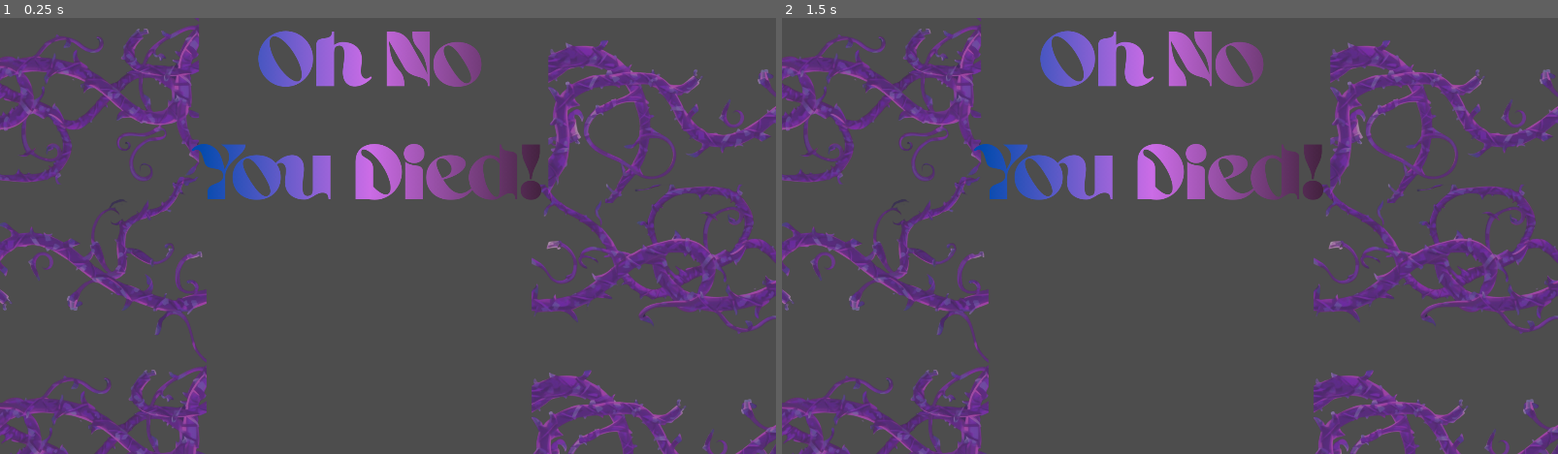
Above: before the commit, frames 1-2 (left to right).
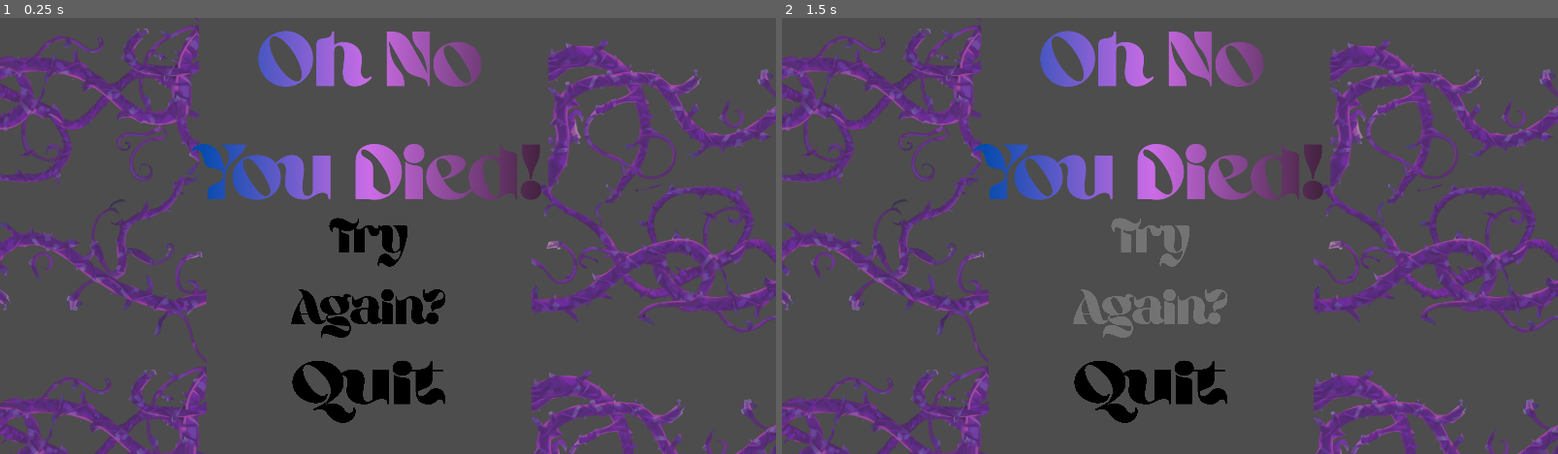
Above: after the commit, the same moments.

Repository: NotCritKai/TCITC
Game: Godot game, scene res://scenes/death_menu.tscn
Same seed, same stepped clock (60 frames per second), same inputs: the game is played once before the commit and once after it. This scene is started directly instead of the project's main scene.
Inputs (mouse positions are in pixels of both pictures, inside the frame that each line leads up to):
- Up to frame 1 (0.25 s): no input
- Up to frame 2 (1.5 s): click (1146, 275) at 0.52 s; click (1146, 275) at 1.27 s

The runs differ from the first frame. In frame 1, 2.6% of the frame differs, in the area x 37-58%, y 45-93%; in frame 2, 2.6%.

Commit message:
Death Menu Made

Diff:
--- /dev/null
+++ b/scenes/death_menu.gd
@@ -0,0 +1,10 @@
+extends Control
+
+
+
+func _on_try_again_pressed():
+	get_tree().reload_current_scene()
+
+
+func _on_quit_pressed():
+	get_tree().quit()
--- a/scenes/death_menu.tscn
+++ b/scenes/death_menu.tscn
@@ -1,9 +1,34 @@
-[gd_scene load_steps=3 format=3 uid="uid://c1ftujv5o5u0l"]
+[gd_scene load_steps=16 format=3 uid="uid://c1ftujv5o5u0l"]
 
+[ext_resource type="Script" path="res://scenes/death_menu.gd" id="1_jj7tr"]
 [ext_resource type="Texture2D" uid="uid://debfxhk6oic4a" path="res://assets/10.png" id="1_q7uam"]
+[ext_resource type="Texture2D" uid="uid://8qm6s3lhc23w" path="res://assets/11.png" id="2_kxlob"]
+[ext_resource type="Texture2D" uid="uid://cxk8p5xjg3gin" path="res://assets/12.png" id="3_maxyj"]
+[ext_resource type="Texture2D" uid="uid://c1qyc4yg66rlw" path="res://assets/13.png" id="4_us8qc"]
+[ext_resource type="Texture2D" uid="uid://bf6juqt0m73wk" path="res://assets/3.png" id="5_u6vb5"]
+[ext_resource type="Texture2D" uid="uid://ctx62isclk0xb" path="res://assets/2.png" id="6_b260s"]
+[ext_resource type="Texture2D" uid="uid://dfn2r6ghmwou7" path="res://assets/5.png" id="7_0u506"]
 
 [sub_resource type="StyleBoxTexture" id="StyleBoxTexture_cvw4h"]
 texture = ExtResource("1_q7uam")
+
+[sub_resource type="StyleBoxTexture" id="StyleBoxTexture_i63c6"]
+texture = ExtResource("2_kxlob")
+
+[sub_resource type="StyleBoxTexture" id="StyleBoxTexture_svk63"]
+texture = ExtResource("3_maxyj")
+
+[sub_resource type="StyleBoxTexture" id="StyleBoxTexture_gbayw"]
+texture = ExtResource("4_us8qc")
+
+[sub_resource type="StyleBoxTexture" id="StyleBoxTexture_4r8m1"]
+texture = ExtResource("5_u6vb5")
+
+[sub_resource type="StyleBoxTexture" id="StyleBoxTexture_bwfgx"]
+texture = ExtResource("6_b260s")
+
+[sub_resource type="StyleBoxTexture" id="StyleBoxTexture_i1uaw"]
+texture = ExtResource("7_0u506")
 
 [node name="DeathMenu" type="Control"]
 layout_mode = 3
@@ -12,9 +37,33 @@
 anchor_bottom = 1.0
 grow_horizontal = 2
 grow_vertical = 2
+script = ExtResource("1_jj7tr")
 
 [node name="Panel" type="Panel" parent="."]
 layout_mode = 0
 offset_right = 1152.0
 offset_bottom = 648.0
 theme_override_styles/panel = SubResource("StyleBoxTexture_cvw4h")
+
+[node name="TryAgain" type="Button" parent="."]
+layout_mode = 0
+offset_left = 375.0
+offset_top = 281.0
+offset_right = 719.0
+offset_bottom = 485.0
+theme_override_styles/normal = SubResource("StyleBoxTexture_i63c6")
+theme_override_styles/hover = SubResource("StyleBoxTexture_svk63")
+theme_override_styles/pressed = SubResource("StyleBoxTexture_gbayw")
+
+[node name="Quit" type="Button" parent="."]
+layout_mode = 0
+offset_left = 432.0
+offset_top = 494.0
+offset_right = 663.0
+offset_bottom = 603.0
+theme_override_styles/normal = SubResource("StyleBoxTexture_4r8m1")
+theme_override_styles/hover = SubResource("StyleBoxTexture_bwfgx")
+theme_override_styles/pressed = SubResource("StyleBoxTexture_i1uaw")
+
+[connection signal="pressed" from="TryAgain" to="." method="_on_try_again_pressed"]
+[connection signal="pressed" from="Quit" to="." method="_on_quit_pressed"]
